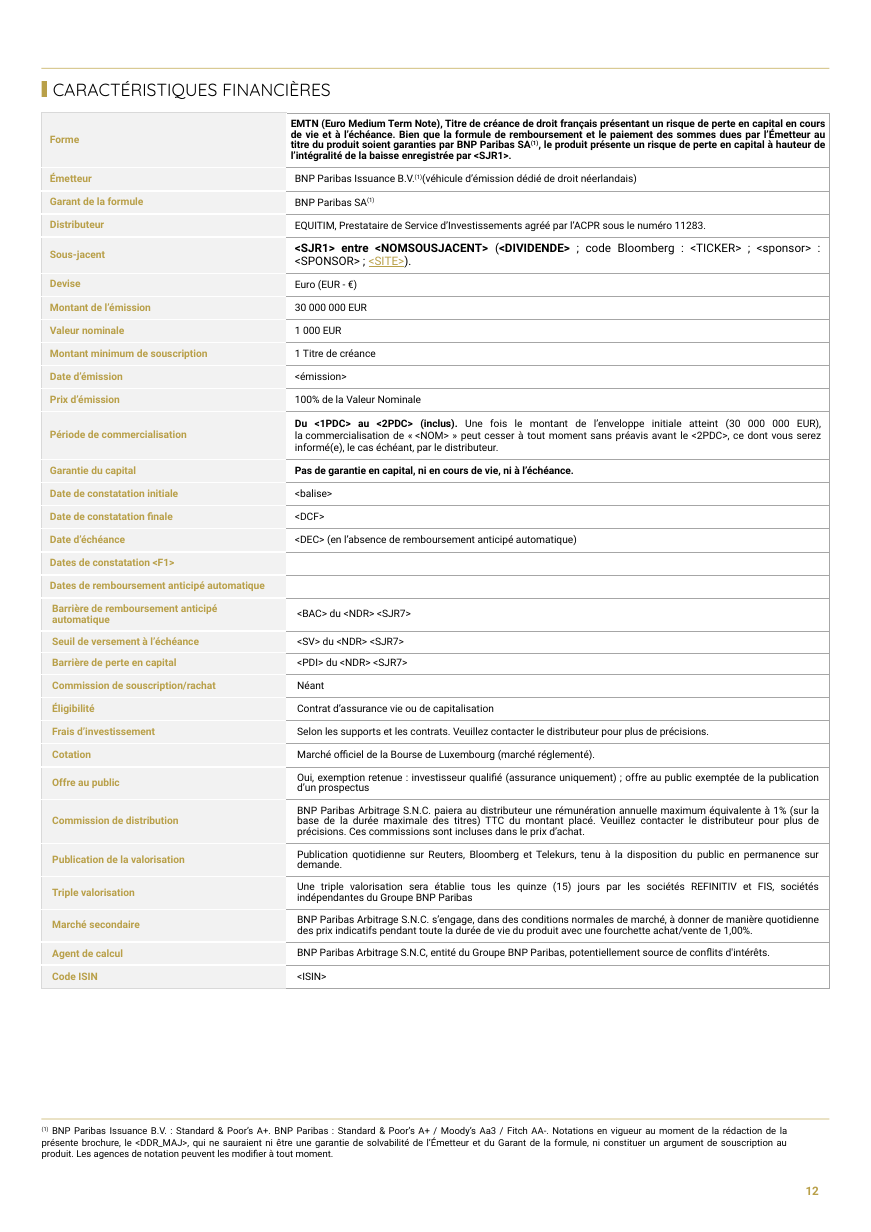
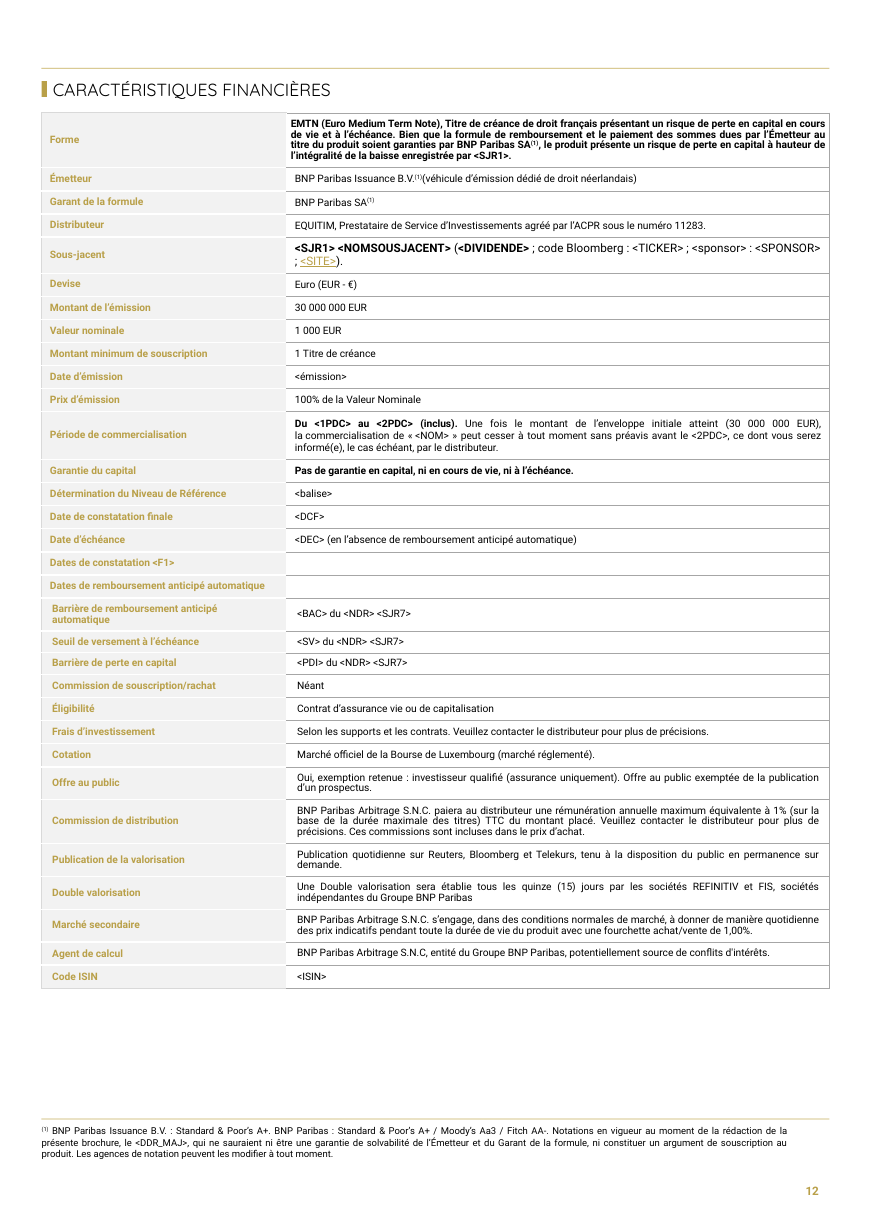
Before and after one commit to guillaumejacquin/equitim-project, a slide deck: slide 12 of Templates/testmercredi.pptx. Drawn at 871x1232 pixels with LibreOffice and Linux fonts; fonts in the diff are those of the drawing; background and template pictures are left out. Boxes give left, top, right and bottom in pixels: in the first picture for what was removed or moved away, otherwise in the second. Text is boxed around its words. In the diff, an @@ line names an element or a change of style, - is before the commit and + after.

```diff
--- a/Templates/testmercredi.pptx
+++ b/Templates/testmercredi.pptx
@@ table at (x1=42, y1=113, x2=830, y2=984) @@
-row 5, column 2: <SJR1> entre <NOMSOUSJACENT> (<DIVIDENDE> ; code Bloomberg : <TICKER> ; <sponsor> : <SPONSOR> ; <SITE>).
+row 5, column 2: <SJR1> <NOMSOUSJACENT> (<DIVIDENDE> ; code Bloomberg : <TICKER> ; <sponsor> : <SPONSOR> ; <SITE>).
-row 14, column 1: Date de constatation initiale
+row 14, column 1: Détermination du Niveau de Référence
-row 26, column 2: Oui, exemption retenue : investisseur qualifié (assurance uniquement) ; offre au public exemptée de la publication d’un prospectus
+row 26, column 2: Oui, exemption retenue : investisseur qualifié (assurance uniquement). Offre au public exemptée de la publication d’un prospectus.
-row 29, column 1: Triple valorisation
+row 29, column 1: Double valorisation
-row 29, column 2: Une triple valorisation sera établie tous les quinze (15) jours par les sociétés REFINITIV et FIS, sociétés indépendantes du Groupe BNP Paribas
+row 29, column 2: Une Double valorisation sera établie tous les quinze (15) jours par les sociétés REFINITIV et FIS, sociétés indépendantes du Groupe BNP Paribas
```
Also in this commit, not shown: 7 other slides changed, 18 other files.
